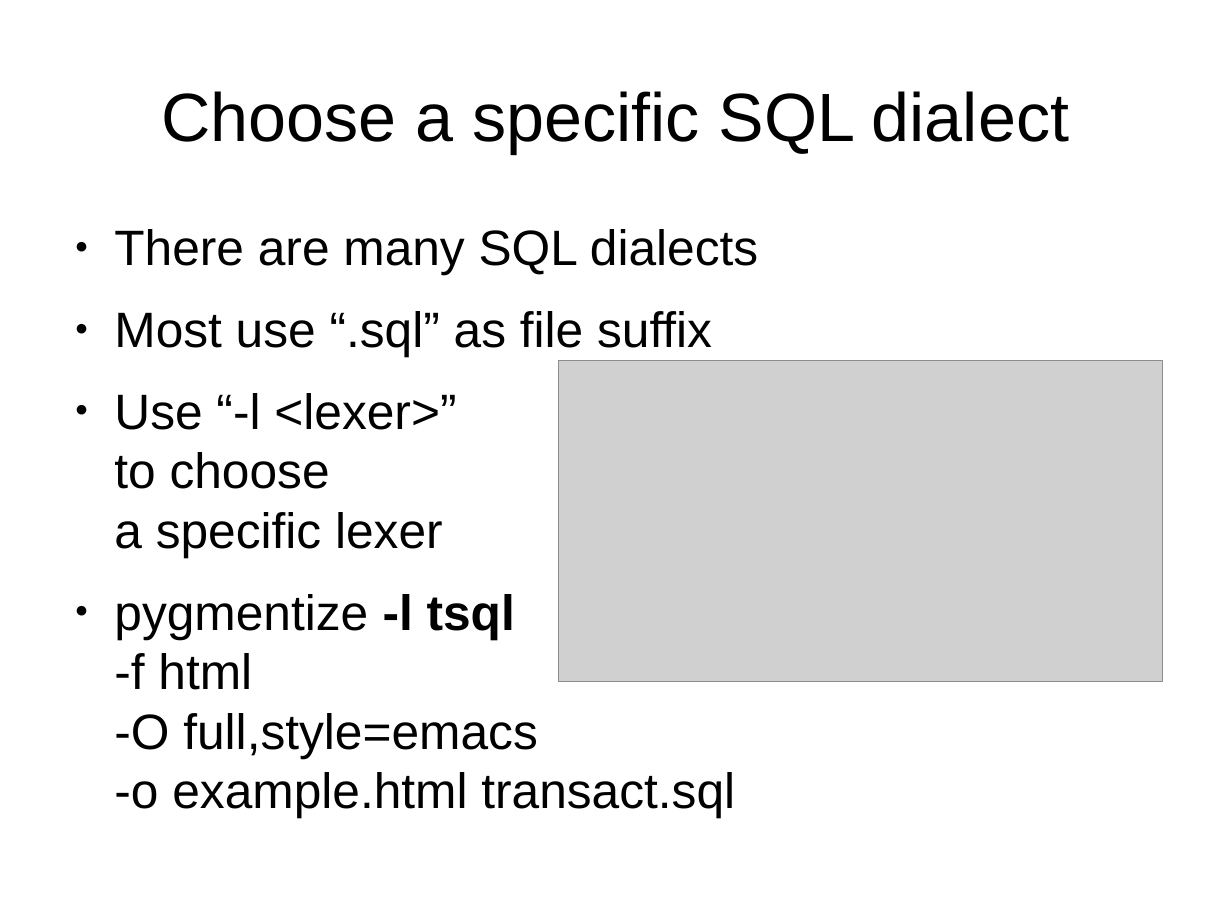
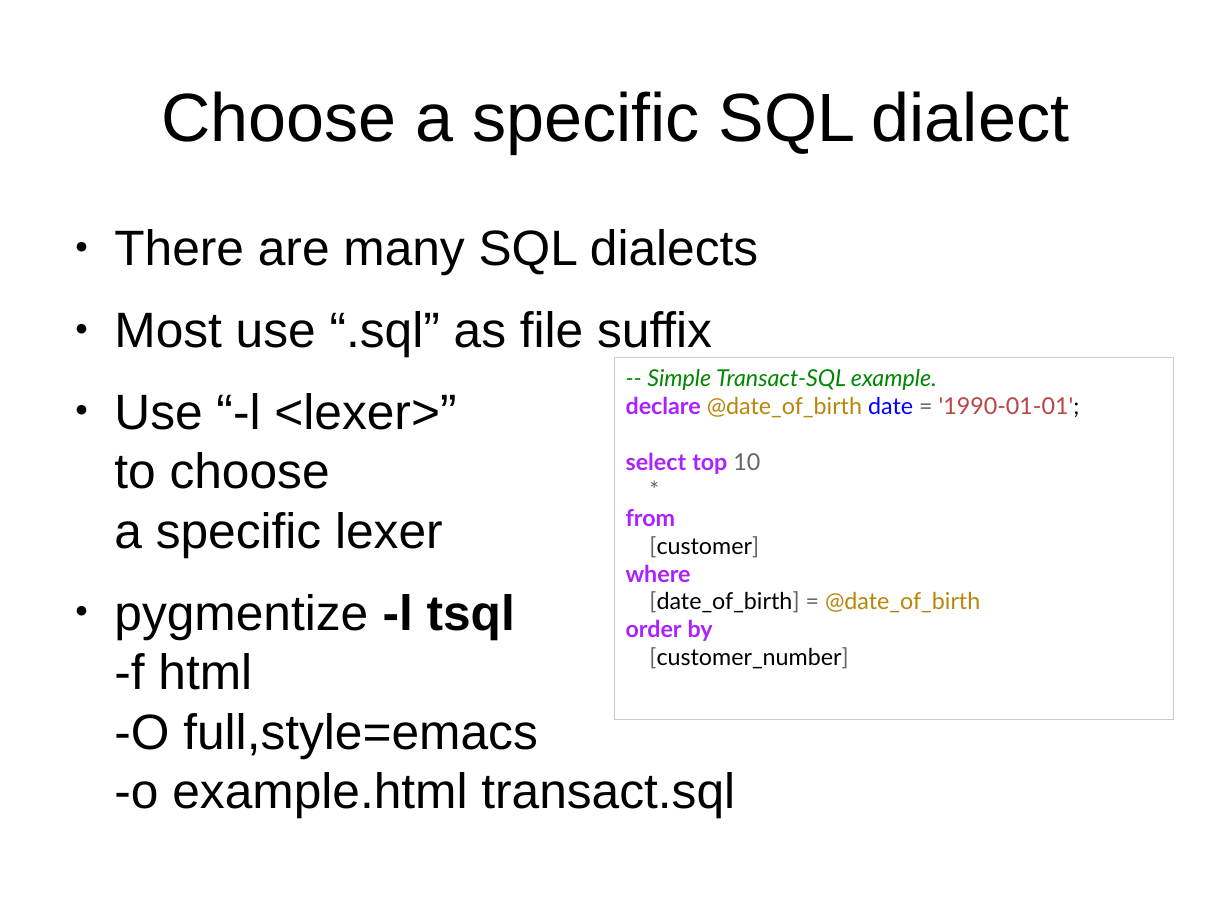
Before and after one commit to roskakori/talks, a slide deck: slide 9 of pygraz/pygments/Introduction to Pygments.odp. Drawn at 1232x924 pixels with LibreOffice and Linux fonts; fonts in the diff are those of the drawing; grey boxes stand for pictures. Boxes give left, top, right and bottom in pixels: in the first picture for what was removed or moved away, otherwise in the second. Text is boxed around its words. In the diff, an @@ line names an element or a change of style, - is before the commit and + after.

Commit message:
* Added slides for stepwise development of an own lexer. * Changed syntax highlighted Python code from HTML screenshot to inline RTF to enable copy & paste.

```diff
--- a/pygraz/pygments/Introduction to Pygments.odp
+++ b/pygraz/pygments/Introduction to Pygments.odp
@@ rectangle added at <box>615,358,1174,719</box>, outline #CCCCCC 0 pt, 15 pt, text #000000 @@
+-- Simple Transact-SQL example.
+declare @date_of_birth date = '1990-01-01';
+select top 10
+*
+from
+[customer]
+where
+[date_of_birth] = @date_of_birth
+order by
+[customer_number]
@@ picture removed at <box>559,361,1163,682</box> @@
```
Also in this commit, not shown: 8 other slides changed, 14 slides added, 2 slides removed, 5 other files.
